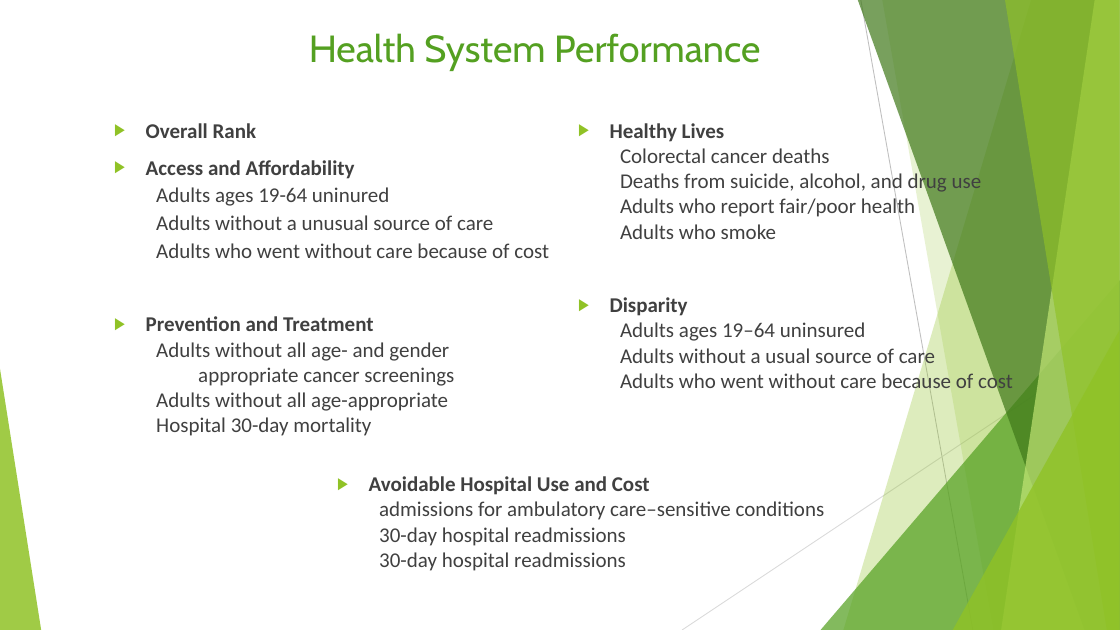
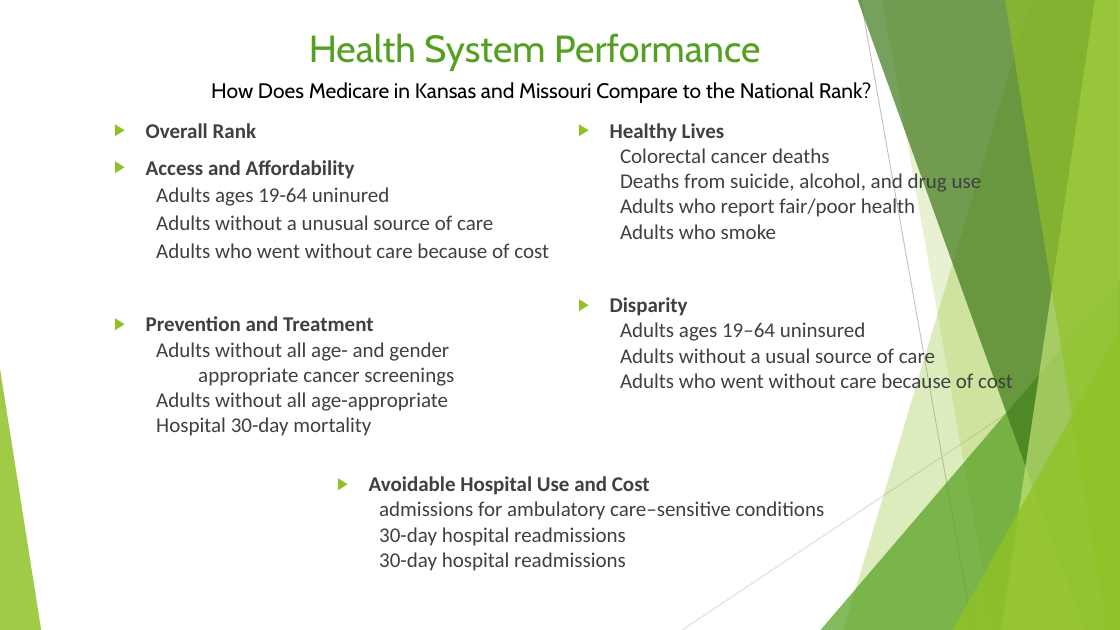
Before and after one commit to TedMur/SnakeBait, a slide deck: slide 13 of SnakeBitePresentation.pptx. Drawn at 1120x630 pixels with LibreOffice and Linux fonts; fonts in the diff are those of the drawing. Boxes give left, top, right and bottom in pixels: in the first picture for what was removed or moved away, otherwise in the second. Text is boxed around its words. In the diff, an @@ line names an element or a change of style, - is before the commit and + after.

```diff
--- a/SnakeBitePresentation.pptx
+++ b/SnakeBitePresentation.pptx
@@ text added at <box>211,82,872,103</box>, 18 pt, text #000000 @@
+How Does Medicare in Kansas and Missouri Compare to the National Rank?
```
Also in this commit, not shown: 1 other slide changed.
